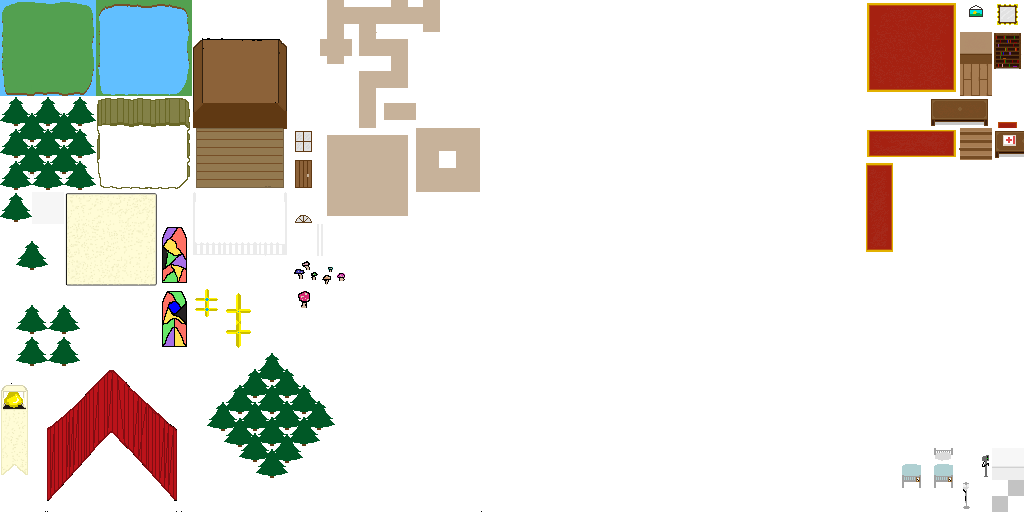
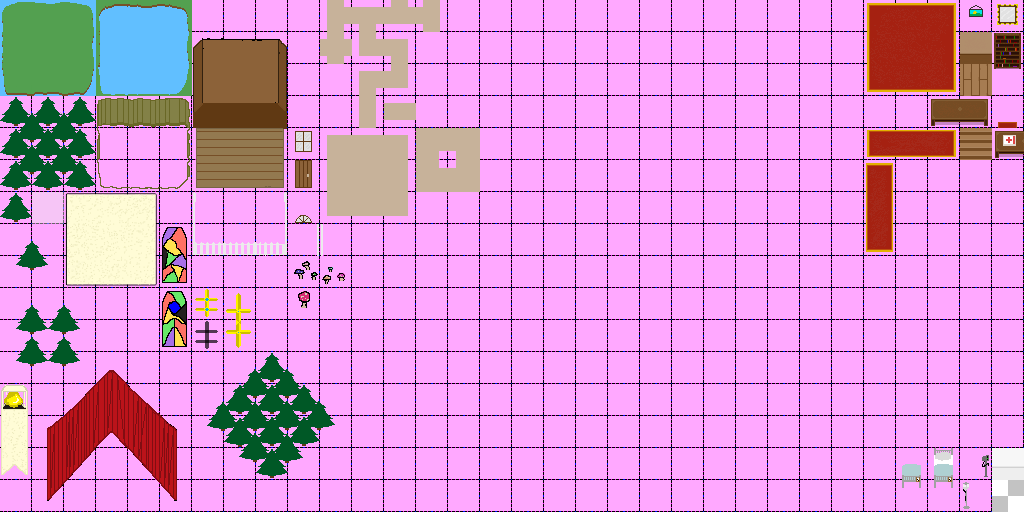
Layer changes from the first 1024×512 image to the second:
added layer "Layer 23" above "Church Exterior" over 195, 321, 218, 349
showed "Background" over 0, 0, 1024, 512
